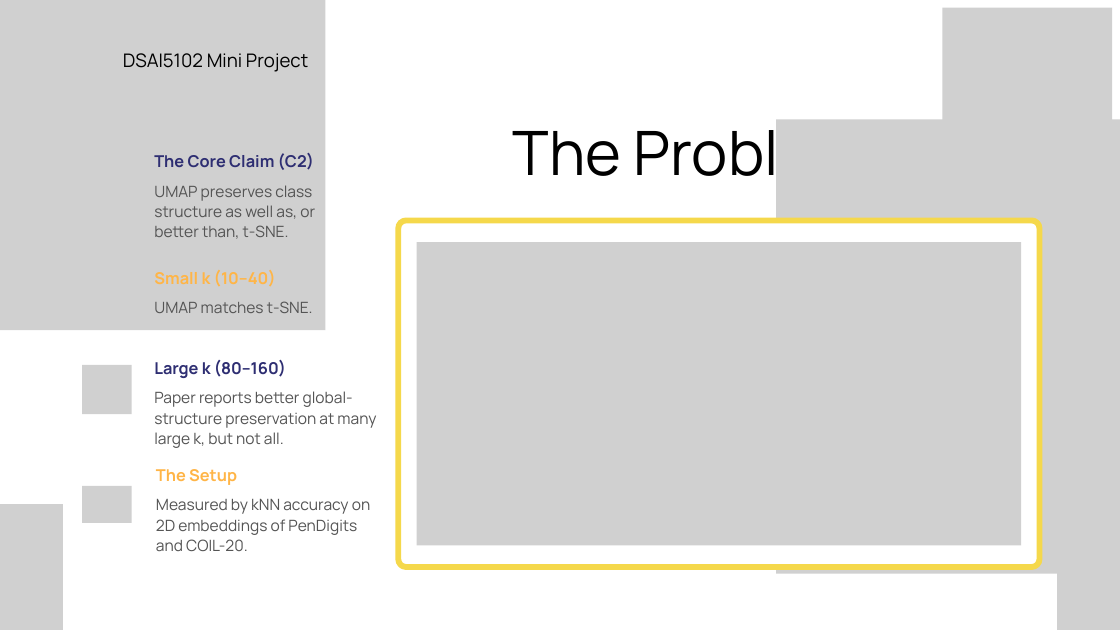
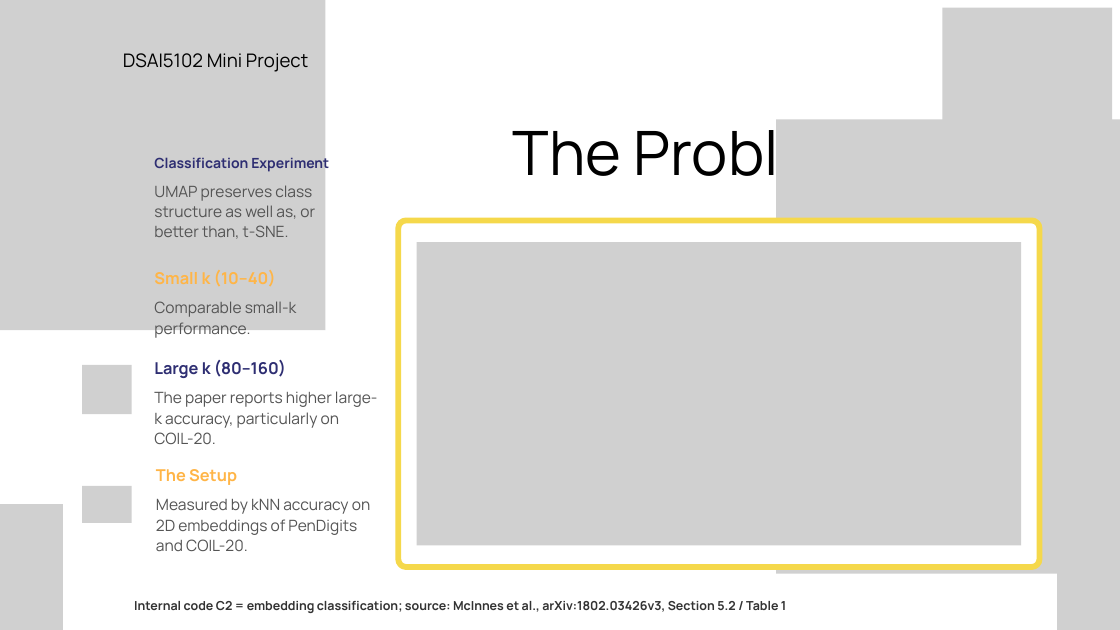
Before and after one commit to PKLgames/dsai5102MiniProject, a slide deck: slide 2 of slides/DSAI5102_Group16_Slides.pptx. Drawn at 1120x630 pixels with LibreOffice and Linux fonts; fonts in the diff are those of the drawing; grey boxes stand for pictures. Boxes give left, top, right and bottom in pixels: in the first picture for what was removed or moved away, otherwise in the second. Text is boxed around its words. In the diff, an @@ line names an element or a change of style, - is before the commit and + after.

```diff
--- a/slides/DSAI5102_Group16_Slides.pptx
+++ b/slides/DSAI5102_Group16_Slides.pptx
@@ text at box(154, 154, 329, 172): text changed; size 21 to 18 pt @@
-The Core Claim (C2)
+Classification Experiment
@@ text at box(154, 301, 297, 339): text changed @@
-UMAP matches t-SNE.
+Comparable small-k performance.
@@ text at box(154, 391, 377, 444): text changed @@
-Paper reports better global-structure preservation at many large k, but not all.
+The paper reports higher large-k accuracy, particularly on COIL-20.
@@ text added at box(134, 601, 786, 613), 16 pt, text #333333, bold @@
+Internal code C2 = embedding classification; source: McInnes et al., arXiv:1802.03426v3, Section 5.2 / Table 1
```
Also in this commit, not shown: 7 other slides changed, 1 other file.
